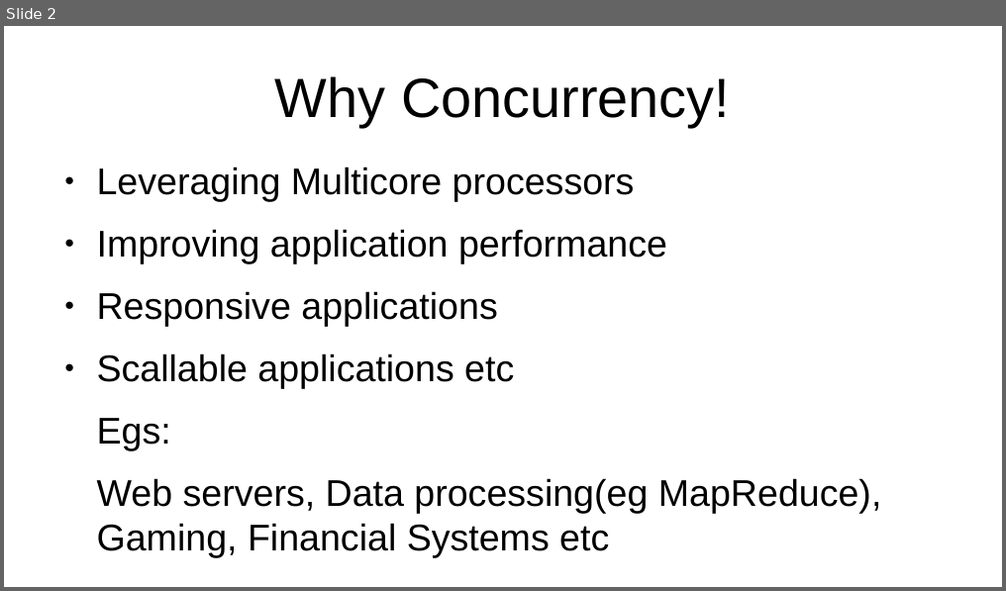
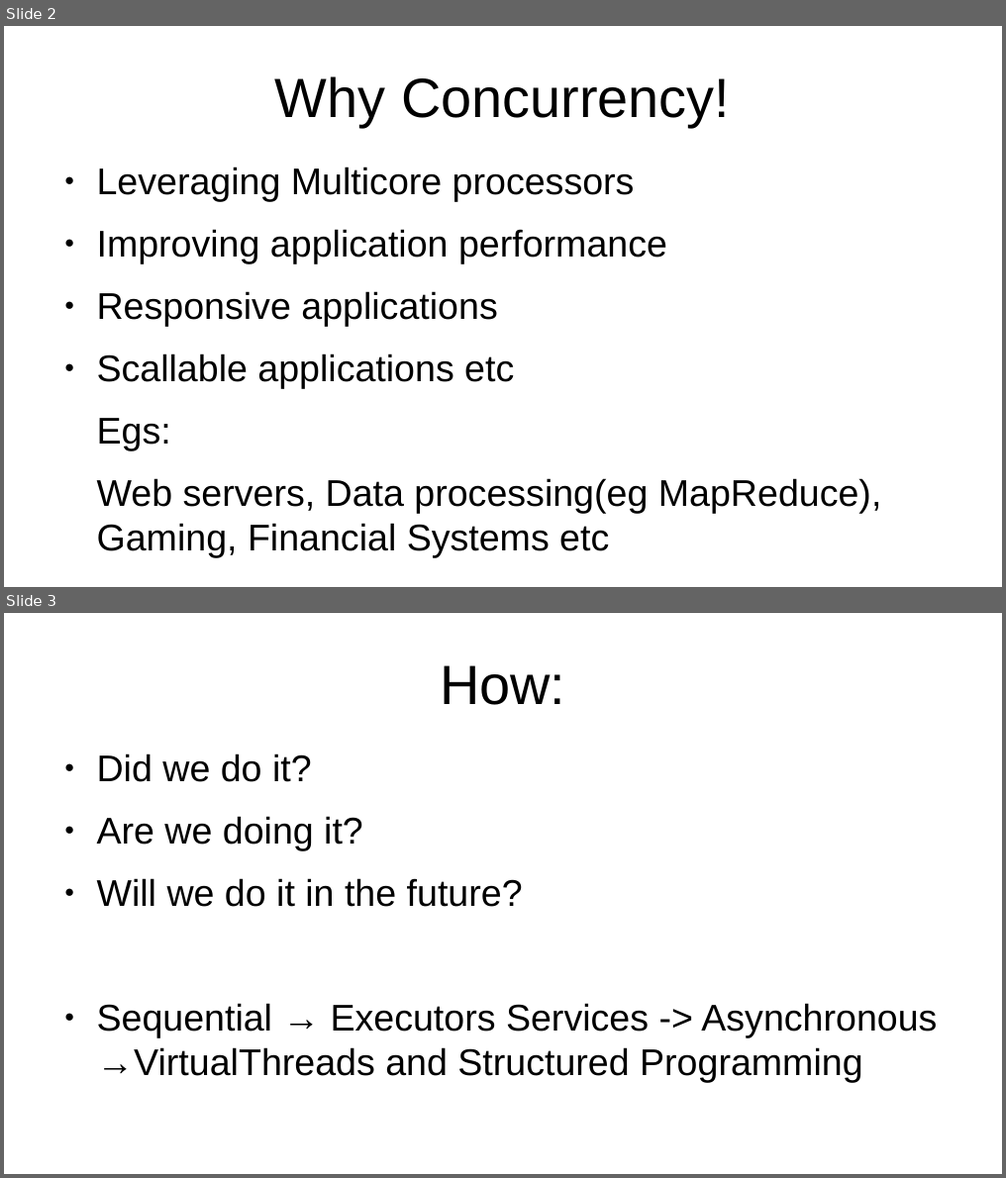
Before and after one commit to muchiri08/saf_concurency_prntn, a slide deck: JavaConcurrency.odp. Shown one above the other, each under a label of ours: slide 2 before the commit, slides 2 and 3 after it. The pictures are 1006x591 and 1006x1178 pixels, drawn with LibreOffice and Linux fonts; fonts in the diff are those of the drawing. Boxes give left, top, right and bottom in pixels: in the first picture for what was removed or moved away, otherwise in the second. Text is boxed around its words. In the diff, an @@ line names an element or a change of style, - is before the commit and + after.

```diff
--- a/JavaConcurrency.odp
+++ b/JavaConcurrency.odp
@@ slide 3 added at bbox=[4, 613, 1002, 1174], background #FFFFFF @@
@@ title added at bbox=[440, 665, 565, 705], 44 pt, text #000000 @@
+How:
@@ text added at bbox=[97, 754, 937, 1083], 29.6 pt, text #000000 @@
+● Did we do it?
+● Are we doing it?
+● Will we do it in the future?
+● Sequential → Executors Services -> Asynchronous →VirtualThreads and Structured Programming
```
Also in this commit, not shown: 11 other slides added, 4 other files.
